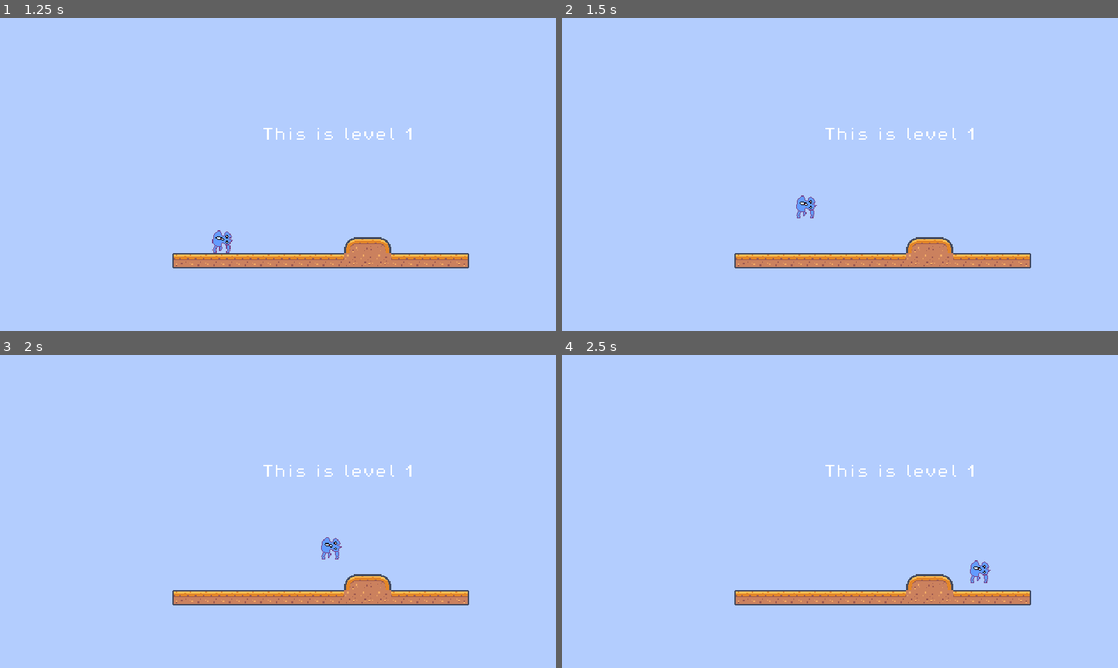
Above: before the commit, frames 1-4 (two rows, left to right).
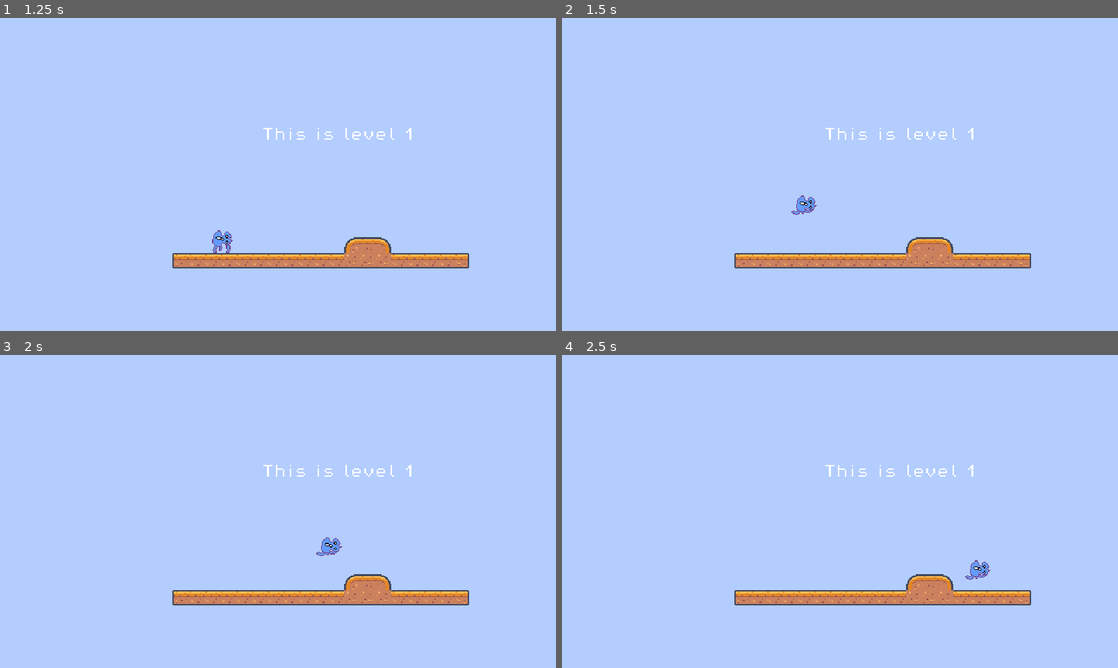
Above: after the commit, the same moments.

Repository: yndajas/ludum-dare-54
Game: Godot game, scene res://scenes/main_menu.tscn
Same seed, same stepped clock (60 frames per second), same inputs: the game is played once before the commit and once after it.
Inputs:
- Up to frame 1 (1.25 s): click "Start game" at 0.5 s
- Up to frame 2 (1.5 s): tap Enter (ui_accept) at 1.25, 1.35 s; hold Right (ui_right) from 1.28 s (still down)
- Up to frame 3 (2 s): keep holding Right (ui_right); tap Enter (ui_accept) at 1.52, 1.82 s
- Up to frame 4 (2.5 s): keep holding Right (ui_right); tap Enter (ui_accept) at 2.1, 2.27 s

Frame 1 is identical in both runs. In frame 2, less than 0.1% of the frame differs, in the area x 41-46%, y 61-64%; in frame 3, less than 0.1%, in the area x 56-61%, y 62-66%; in frame 4, less than 0.1%.

Commit message:
Trigger player animation and orientation
- trigger run/jump animation as appropriate
- flip the sprite horizontally according to direction of movement
- refactor physics process method with helper methods
- rename "running" animation "run" in line with grammar of the others

Diff:
--- a/scenes/level_1.tscn
+++ b/scenes/level_1.tscn
@@ -423,7 +423,7 @@
 "texture": SubResource("AtlasTexture_bmat6")
 }],
 "loop": true,
-"name": &"running",
+"name": &"run",
 "speed": 4.0
 }]
 
--- a/scenes/player.gd
+++ b/scenes/player.gd
@@ -9,21 +9,39 @@
 
 
 func _physics_process(delta: float) -> void:
-	# Add the gravity.
+	set_animation()
+	set_orientation()
+	set_movement(delta)
+	move_and_slide()
+
+func get_direction() -> int:
+	return Input.get_axis("ui_left", "ui_right")
+
+func set_animation() -> void:
+	if not is_on_floor():
+		$AnimatedSprite2D.play("jump_middle")
+	elif get_direction():
+		$AnimatedSprite2D.play("run")
+	else:
+		$AnimatedSprite2D.play("idle")
+
+func set_movement(delta: float) -> void:
 	if not is_on_floor():
 		velocity.y += gravity * delta
-
-	# Handle Jump.
-	if Input.is_action_just_pressed("ui_accept") and is_on_floor():
+	elif Input.is_action_just_pressed("ui_accept"):
 		velocity.y = JUMP_VELOCITY
 
-	# Get the input direction and handle the movement/deceleration.
-	# As good practice, you should replace UI actions with custom gameplay actions.
-	var direction := Input.get_axis("ui_left", "ui_right")
+	var direction := get_direction()
 	if direction:
-		var target_velocity_x = direction * SPEED
+		var target_velocity_x := direction * SPEED
 		velocity.x = move_toward(velocity.x, target_velocity_x, SPEED / 10)
 	else:
 		velocity.x = move_toward(velocity.x, 0, SPEED / 2)
 
-	move_and_slide()
+func set_orientation() -> void:
+	var direction := get_direction()
+	if direction:
+		if direction == -1:
+			$AnimatedSprite2D.flip_h = true
+		else:
+			$AnimatedSprite2D.flip_h = false
Not shown, changed: todo.md
